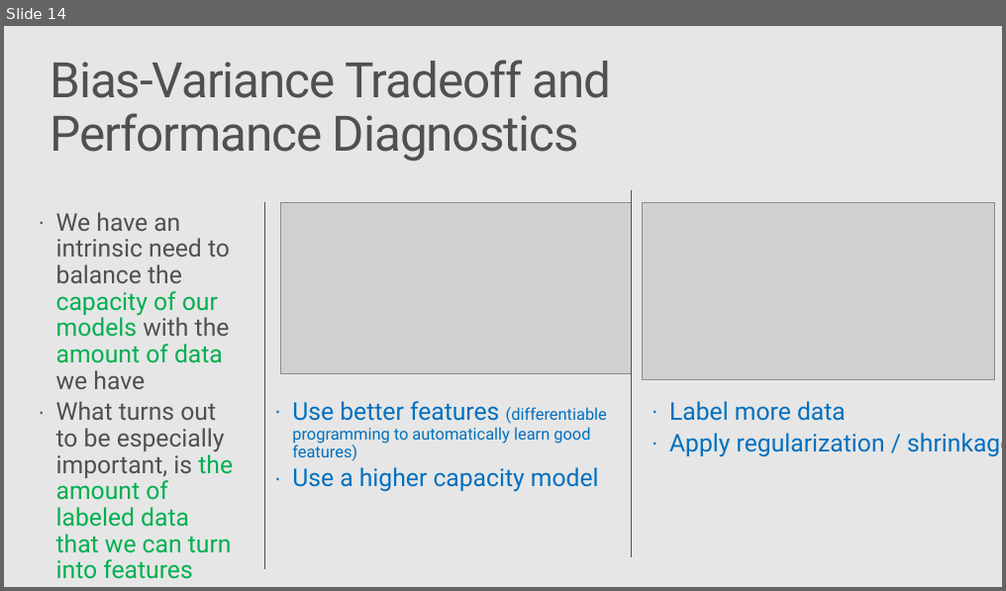
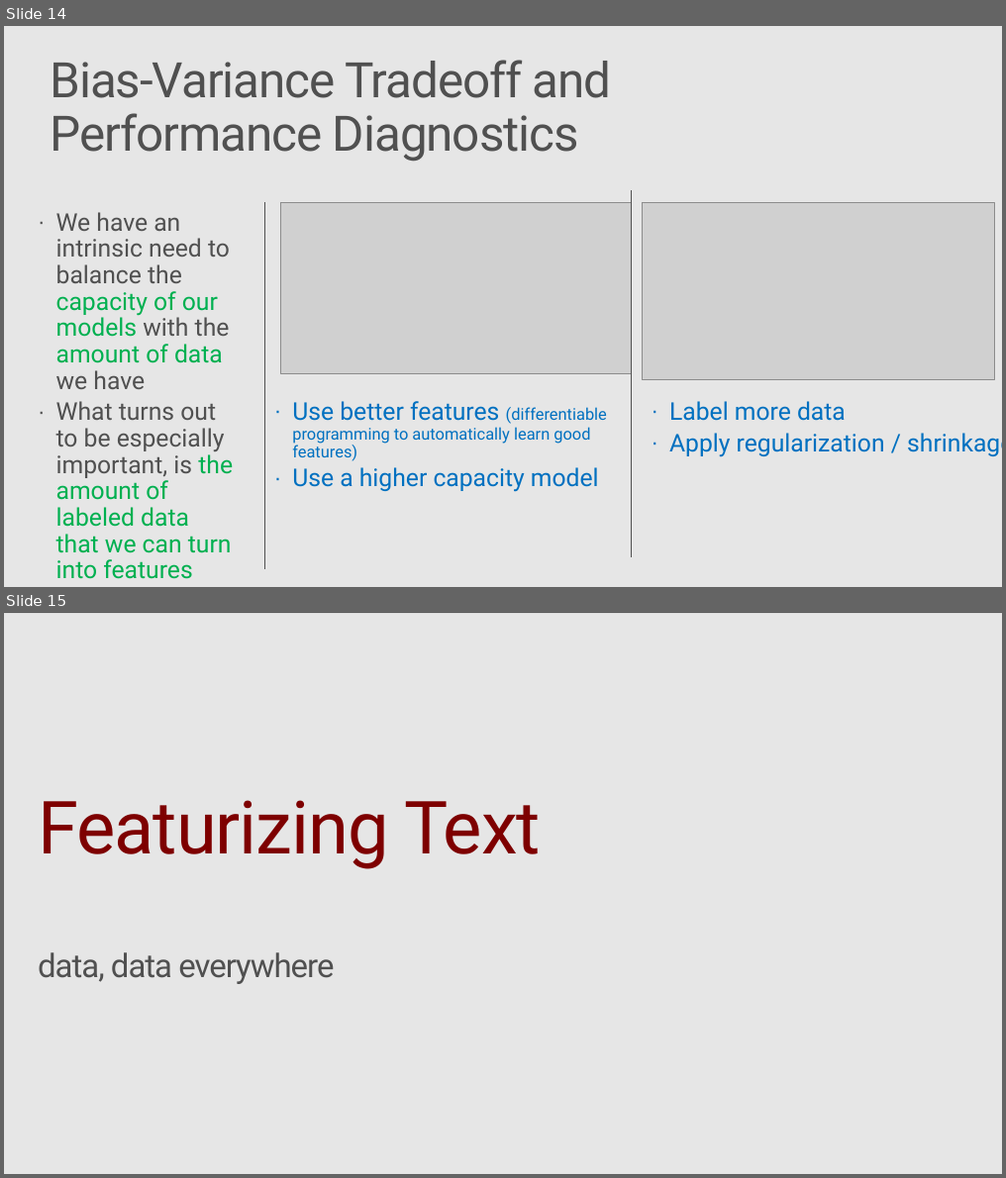
Before and after one commit to Azure/Strata2018, a slide deck: active_learning_workshop.pptx. Shown one above the other, each under a label of ours: slide 14 before the commit, slides 14 and 15 after it. The pictures are 1006x591 and 1006x1178 pixels, drawn with LibreOffice and Linux fonts; fonts in the diff are those of the drawing; grey boxes stand for pictures; background and template pictures are left out. Boxes give left, top, right and bottom in pixels: in the first picture for what was removed or moved away, otherwise in the second. Text is boxed around its words. In the diff, an @@ line names an element or a change of style, - is before the commit and + after.

```diff
--- a/active_learning_workshop.pptx
+++ b/active_learning_workshop.pptx
@@ slide 15 added at (4, 613, 1002, 1174), background #E6E6E6 @@
@@ title added at (38, 800, 541, 984), 32 pt, text #505050 @@
+Featurizing Text
+data, data everywhere
```
Also in this commit, not shown: 1 slide changed, 13 other slides added.
